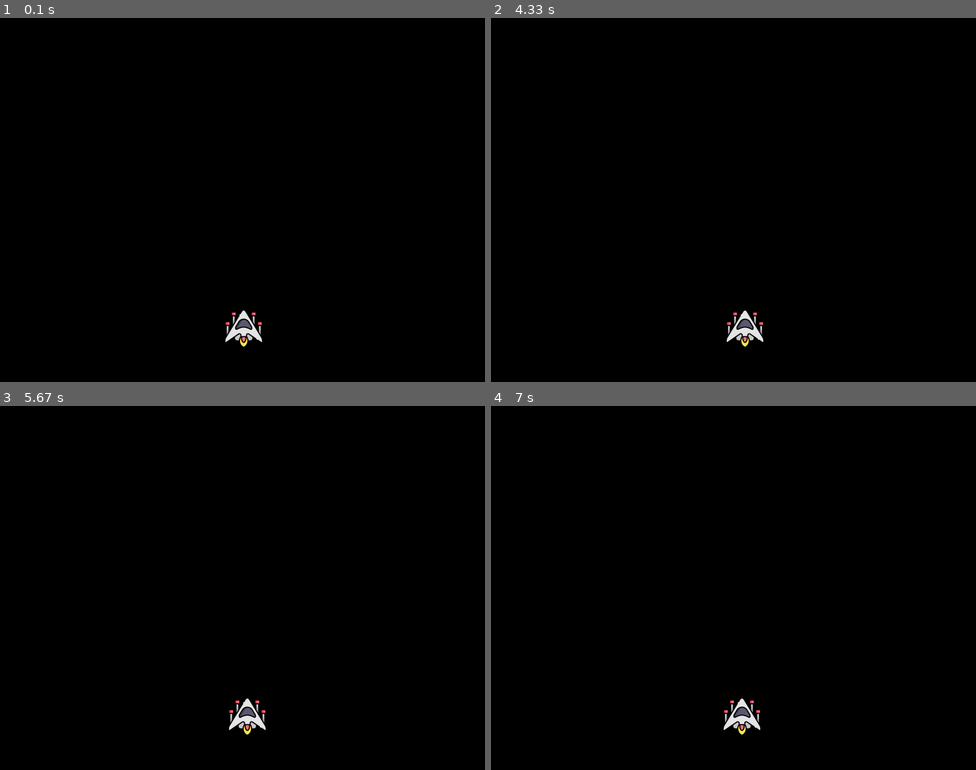
Above: before the commit, frames 1-4 (two rows, left to right).
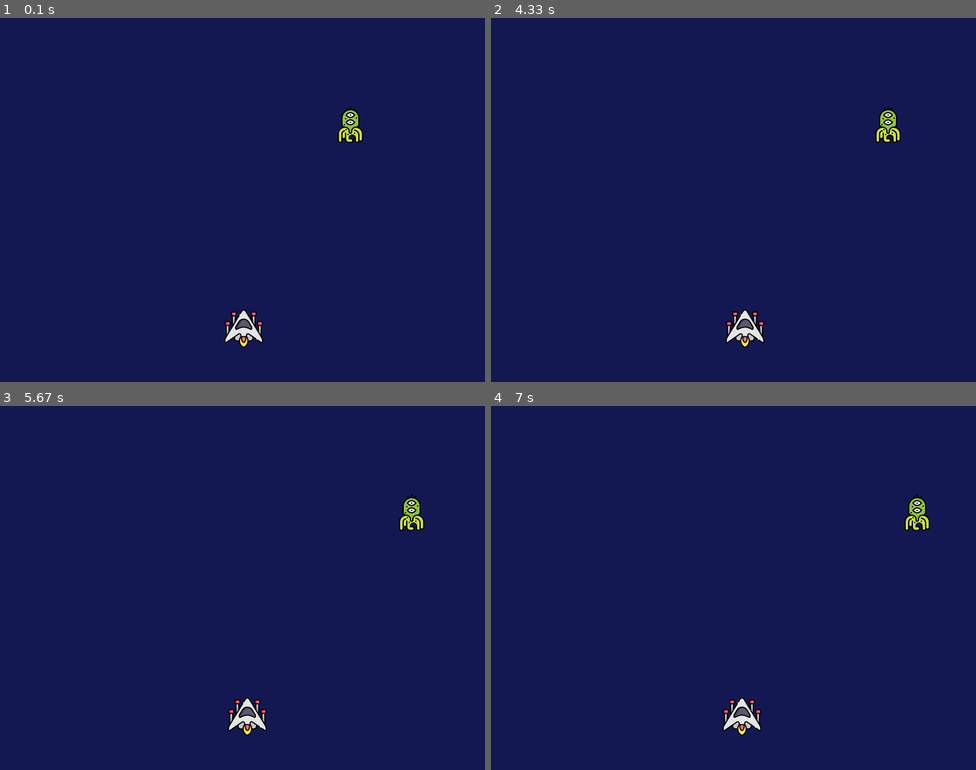
Above: after the commit, the same moments.

Repository: Luke-1310/Thesis
Game: pygame game, started from Tutorial Pygame/Space Invaders/main.py
The game is run twice, just before and just after one commit, with the same random seed, the same clock (stepped at 60 frames per second) and the same inputs.
Inputs:
- Up to frame 1 (0.1 s): no input
- Up to frame 2 (4.33 s): hold Right 0.33-0.8 s; hold Right 0.83-1.3 s; hold Left 1.33-1.87 s; hold Left 1.9-2.3 s; hold Right 2.33-2.97 s; hold Left 3-3.47 s; hold Right 3.5-3.97 s; hold Right from 4 s (still down)
- Up to frame 3 (5.67 s): release Right at 4.47 s; hold Left 4.5-5.03 s; hold Left 5.07-5.47 s; hold Right from 5.5 s (still down)
- Up to frame 4 (7 s): release Right at 6.13 s; hold Left 6.17-6.63 s; hold Right from 6.67 s (still down)

The runs differ from the first frame. In frame 1, 99% of the frame differs, in the area x 0-100%, y 0-100%; in frame 2, 99%; in frame 3, 99%; in frame 4, 99%.

Commit message:
enemy movement

Diff:
--- a/Tutorial Pygame/Space Invaders/main.py
+++ b/Tutorial Pygame/Space Invaders/main.py
@@ -1,4 +1,5 @@
 import pygame #pygame library
+import random
 
 #intialize the pygame
 pygame.init()
@@ -15,13 +16,21 @@
 playerImg = pygame.image.load('Tutorial Pygame/Space Invaders/spaceship_pl_1.png')
 playerX = 370
 playerY = 480
+playerX_change = 0
 
-playerX_change = 0
+#enemy position and image
+enemyImg = pygame.image.load('Tutorial Pygame/Space Invaders/alien.png')
+enemyX = random.randint(0,800)
+enemyY = random.randint(50,150)
+enemyX_change = 0.3
+enemyY_change = 10
 
 #"we are drawing on the screen"
 def player(x,y):
     screen.blit(playerImg, (x, y))
 
+def enemy(x,y):
+    screen.blit(enemyImg, (x, y))
 
 #variable
 running = True
@@ -29,7 +38,7 @@
 while running:
 
     #background color
-    screen.fill((0,0,0))
+    screen.fill((20,24,82))
 
     #here there're the events that will happen in the game window
     for event in pygame.event.get():
@@ -60,7 +69,19 @@
     elif playerX >= 736:
         playerX = 736
 
+    #enemy movements
+    enemyX += enemyX_change
+
+    if enemyX <= 0:
+        enemyX_change = 0.3
+        enemyY += enemyY_change
+
+    elif enemyX >= 736:
+        enemyX_change = -0.3
+        enemyY += enemyY_change
+
     player(playerX, playerY)
+    enemy(enemyX, enemyY)
     pygame.display.update()
 
     pass
Binary file added: Tutorial Pygame/Space Invaders/alien.png
Binary file added: Tutorial Pygame/Space Invaders/alien_black.png
